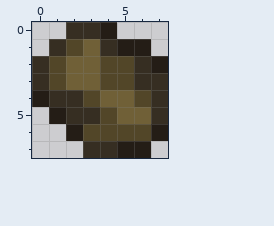
Pixel-art sprite, stored at Assets/Textures/Items/Myrdenstone.png. Above is the file before it was changed.
The file is 16x16 pixels, drawn in blocks of 2x2; one block is one cell here.
After the commit:
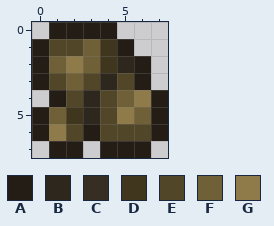
Palette (. is transparent): A #241d16  B #2e271d  C #362e22  D #40351d  E #524628  F #706037  G #8f7b4a
The edit:
Changed rows in their new state; - is an unchanged pixel.
first column x 0:
0 -AAA----
1 AE--D-.-
2 AFG-DBA.
3 A--EB-A.
4 .AEBE-GA
5 AFDB-G-A
6 AGEA----
7 -AA.A---
